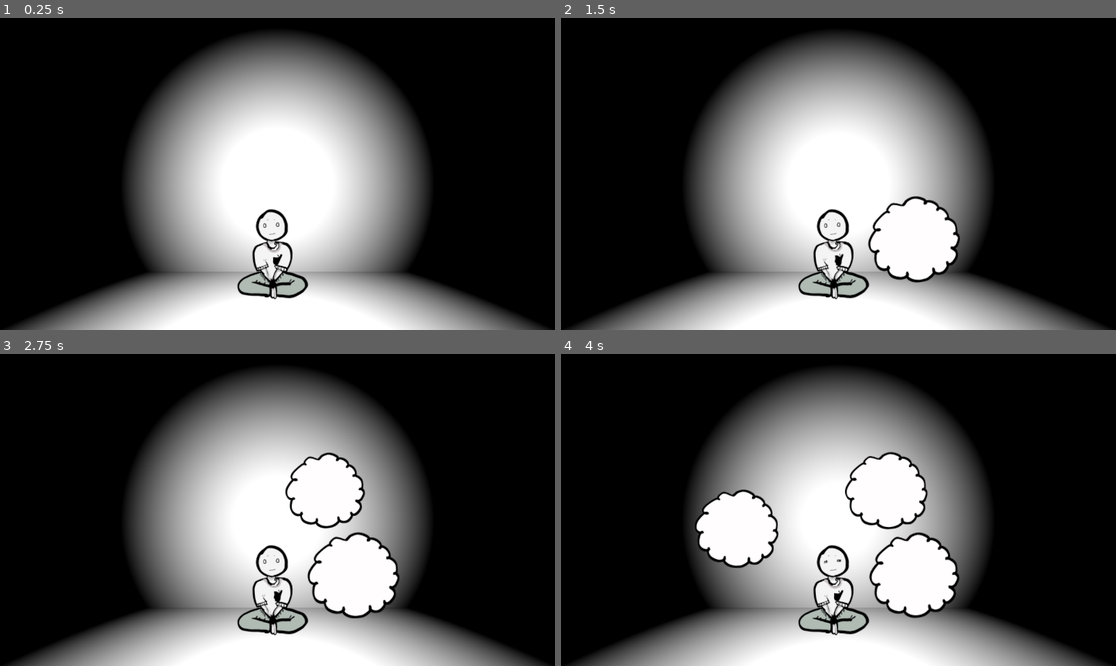
Above: before the commit, frames 1-4 (two rows, left to right).
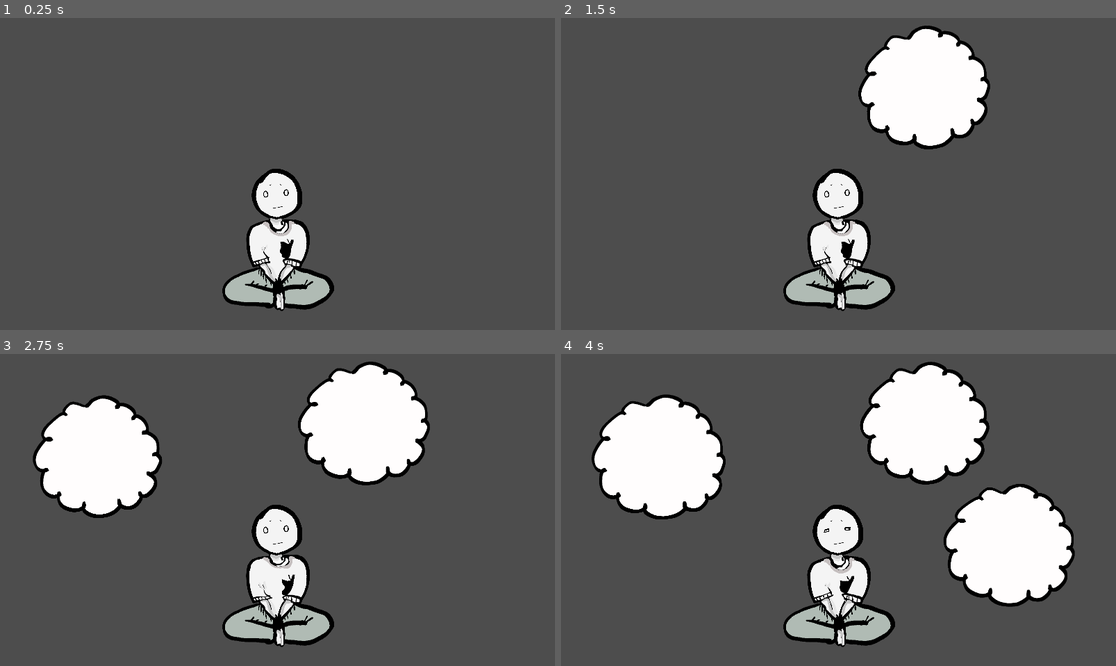
Above: after the commit, the same moments.

Repository: alilley96/gwj-097-imminent-doom
Game: Godot game, scene res://main/game.tscn
The game is run twice, just before and just after one commit, with the same random seed, the same clock (stepped at 60 frames per second) and the same inputs. Before the commit the project starts from res://main/main.tscn.
Inputs (mouse positions are in pixels of both pictures, inside the frame that each line leads up to):
- Up to frame 1 (0.25 s): no input
- Up to frame 2 (1.5 s): move the mouse to (960, 158) at 0.52 s; hold Mouse wheel down (rotate_clockwise) 0.53-1.28 s; tap Mouse wheel up (rotate_counter_clockwise) at 0.8, 1.35 s; move the mouse to (727, 189) at 1.27 s
- Up to frame 3 (2.75 s): tap Mouse wheel down (rotate_clockwise) at 1.55 s; move the mouse to (333, 441) at 2.02 s; hold Mouse wheel down (rotate_clockwise) from 2.03 s (still down); tap Mouse wheel up (rotate_counter_clockwise) at 2.3 s
- Up to frame 4 (4 s): move the mouse to (810, 572) at 2.77 s; release Mouse wheel down (rotate_clockwise) at 2.78 s; tap Mouse wheel up (rotate_counter_clockwise) at 2.85, 3.8 s; tap Mouse wheel down (rotate_clockwise) at 3.05 s; move the mouse to (1005, 556) at 3.52 s; hold Mouse wheel down (rotate_clockwise) from 3.53 s (still down)

The runs differ from the first frame. In frame 1, 91% of the frame differs, in the area x 0-100%, y 0-100%; in frame 2, 92%; in frame 3, 91%; in frame 4, 91%.

Commit message:
convert from 3d to 2d

Diff:
--- /dev/null
+++ b/main/game.tscn
@@ -0,0 +1,38 @@
+[gd_scene format=3 uid="uid://c44th7ui0g8og"]
+
+[ext_resource type="Script" uid="uid://cjj4pg2rc7q6r" path="res://main/game_controller.gd" id="1_63c7r"]
+[ext_resource type="Script" uid="uid://desrwj3job6fl" path="res://main/input_controller.gd" id="2_2fwfh"]
+[ext_resource type="PackedScene" uid="uid://cp8jissxbhjia" path="res://player/player.tscn" id="3_46yon"]
+[ext_resource type="PackedScene" uid="uid://btlu6np2304x1" path="res://spiral_spawn_point/spiral_spawn_point.tscn" id="4_vfw6y"]
+
+[node name="Game" type="Node2D" unique_id=2020320118 node_paths=PackedStringArray("input_controller", "player", "spiral_spawn_timer", "spiral_spawn_points")]
+script = ExtResource("1_63c7r")
+input_controller = NodePath("InputController")
+player = NodePath("Player")
+spiral_spawn_rate = 1.0
+spiral_spawn_timer = NodePath("SpiralSpawnTimer")
+spiral_spawn_points = [NodePath("SpiralSpawnPoints/SpiralSpawnPoint_0"), NodePath("SpiralSpawnPoints/SpiralSpawnPoint_1"), NodePath("SpiralSpawnPoints/SpiralSpawnPoint_2")]
+metadata/_custom_type_script = "uid://cjj4pg2rc7q6r"
+
+[node name="InputController" type="Node" parent="." unique_id=340821141]
+script = ExtResource("2_2fwfh")
+metadata/_custom_type_script = "uid://desrwj3job6fl"
+
+[node name="Player" parent="." unique_id=1874287193 instance=ExtResource("3_46yon")]
+position = Vector2(29, 177)
+scale = Vector2(0.3, 0.3)
+
+[node name="SpiralSpawnPoints" type="Node" parent="." unique_id=662160525]
+
+[node name="SpiralSpawnPoint_0" parent="SpiralSpawnPoints" unique_id=1003672187 instance=ExtResource("4_vfw6y")]
+position = Vector2(-609, -152)
+
+[node name="SpiralSpawnPoint_1" parent="SpiralSpawnPoints" unique_id=290178425 instance=ExtResource("4_vfw6y")]
+position = Vector2(312, -268)
+
+[node name="SpiralSpawnPoint_2" parent="SpiralSpawnPoints" unique_id=628543463 instance=ExtResource("4_vfw6y")]
+position = Vector2(601, 153)
+
+[node name="SpiralSpawnTimer" type="Timer" parent="." unique_id=505923704]
+
+[node name="Camera2D" type="Camera2D" parent="." unique_id=1232335331]
--- a/main/game_controller.gd
+++ b/main/game_controller.gd
@@ -1,11 +1,10 @@
 class_name GameController
-extends Node
+extends Node2D
 
 # Exports ----------------------------------------------------------------
 
 @export var input_controller: InputController
 @export var player: Player
-@export var light: OmniLight3D
 
 @export var spiral_spawn_rate: float
 @export var spiral_spawn_timer: Timer
@@ -36,8 +35,9 @@
 
 
 func _process(_delta: float) -> void:
-	if player.health > 0.0:
-		light.light_energy = player.health
+	#if player.health > 0.0:
+		#light.light_energy = player.health
+	pass
 
 
 # Private functions ----------------------------------------------------------------
--- a/main/main.tscn
+++ b/main/main_old.tscn
@@ -21,14 +21,13 @@
 
 [node name="main" type="Node3D" unique_id=2037633316]
 
-[node name="GameController" type="Node" parent="." unique_id=1022687906 node_paths=PackedStringArray("input_controller", "player", "light", "spiral_spawn_timer", "spiral_spawn_points")]
+[node name="GameController" type="Node" parent="." unique_id=1022687906 node_paths=PackedStringArray("input_controller", "player", "spiral_spawn_timer", "spiral_spawn_points")]
 script = ExtResource("2_c651c")
 input_controller = NodePath("../InputController")
 player = NodePath("../Player")
-light = NodePath("../OmniLight3D")
 spiral_spawn_rate = 1.0
 spiral_spawn_timer = NodePath("../SpiralSpawnTimer")
-spiral_spawn_points = [NodePath("../SpiralSpawnPoint_0"), NodePath("../SpiralSpawnPoint_1"), NodePath("../SpiralSpawnPoint_2")]
+spiral_spawn_points = [null, null, null]
 metadata/_custom_type_script = "uid://cjj4pg2rc7q6r"
 
 [node name="InputController" type="Node" parent="." unique_id=506508244]
@@ -52,15 +51,15 @@
 transform = Transform3D(1, 0, 0, 0, 1, 0, 0, 0, 1, 0, 2.1322875, 0.605216)
 
 [node name="Player" parent="." unique_id=608399396 instance=ExtResource("1_xwkvk")]
-transform = Transform3D(1, 0, 0, 0, 1, 0, 0, 0, 1, 0, 1.1013412, -1.2229967)
+position = Vector2(0, 1.1013412)
 
 [node name="SpiralSpawnTimer" type="Timer" parent="." unique_id=1306024365]
 
 [node name="SpiralSpawnPoint_0" parent="." unique_id=1953548268 instance=ExtResource("3_xwkvk")]
-transform = Transform3D(1, 0, 0, 0, 1, 0, 0, 0, 1, 1.3071439, 1.209146, -0.876844)
+position = Vector2(1.3071439, 1.209146)
 
 [node name="SpiralSpawnPoint_1" parent="." unique_id=237963885 instance=ExtResource("3_xwkvk")]
-transform = Transform3D(1, 0, 0, 0, 1, 0, 0, 0, 1, -1.812556, 1.9557843, -1.184431)
+position = Vector2(-1.812556, 1.9557843)
 
 [node name="SpiralSpawnPoint_2" parent="." unique_id=1403122548 instance=ExtResource("3_xwkvk")]
-transform = Transform3D(1, 0, 0, 0, 1, 0, 0, 0, 1, 0.93920374, 2.6578174, -1.3106323)
+position = Vector2(0.93920374, 2.6578174)
--- a/player/player.gd
+++ b/player/player.gd
@@ -1,5 +1,5 @@
 class_name Player
-extends Node3D
+extends Node2D
 
 # Signals ----------------------------------------------------------------
 
@@ -10,8 +10,8 @@
 
 @export var initial_health: float = 20.0
 @export var health_timer: Timer
-@export var body_sprite: AnimatedSprite3D
-@export var face_sprite: AnimatedSprite3D
+@export var body_sprite: AnimatedSprite2D
+@export var face_sprite: AnimatedSprite2D
 
 @export var states_ordered: Array[StringName] = [
 	"doomed",
--- a/player/player.tscn
+++ b/player/player.tscn
@@ -128,24 +128,22 @@
 "speed": 5.0
 }]
 
-[node name="Player" type="Node3D" unique_id=608399396 node_paths=PackedStringArray("health_timer", "body_sprite", "face_sprite")]
+[node name="Player" type="Node2D" unique_id=1874287193 node_paths=PackedStringArray("health_timer", "body_sprite", "face_sprite")]
 script = ExtResource("1_oul6g")
 health_timer = NodePath("Timer")
-body_sprite = NodePath("BodyAnimatedSprite3D")
-face_sprite = NodePath("FaceAnimatedSprite3D")
+body_sprite = NodePath("BodyAnimatedSprite")
+face_sprite = NodePath("FaceAnimatedSprite")
 metadata/_custom_type_script = "uid://dkel21ipj1dpm"
 
 [node name="Timer" type="Timer" parent="." unique_id=1751636033]
 one_shot = true
 
-[node name="BodyAnimatedSprite3D" type="AnimatedSprite3D" parent="." unique_id=284156658]
-transform = Transform3D(0.1, 0, 0, 0, 0.1, 0, 0, 0, 0.1, 0, 0, 0)
+[node name="BodyAnimatedSprite" type="AnimatedSprite2D" parent="." unique_id=1601529161]
 sprite_frames = SubResource("SpriteFrames_boad6")
-frame_progress = 0.3954243
+frame_progress = 0.714657
 
-[node name="FaceAnimatedSprite3D" type="AnimatedSprite3D" parent="." unique_id=1756022977]
-transform = Transform3D(0.1, 0, 0, 0, 0.1, 0, 0, 0, 0.1, 0, 0, 0.015844107)
+[node name="FaceAnimatedSprite" type="AnimatedSprite2D" parent="." unique_id=525676287]
 sprite_frames = SubResource("SpriteFrames_rptt4")
 animation = &"doomed"
-frame_progress = 0.6061038
+frame_progress = 0.13763821
 speed_scale = 0.5
--- a/project.godot
+++ b/project.godot
@@ -11,7 +11,7 @@
 [application]
 
 config/name="gwj097-imminent-doom"
-run/main_scene="uid://didoqi10nvktb"
+run/main_scene="uid://c44th7ui0g8og"
 config/features=PackedStringArray("4.6", "GL Compatibility")
 config/icon="res://icon.svg"
 
--- a/spiral/spiral.gd
+++ b/spiral/spiral.gd
@@ -1,10 +1,10 @@
 class_name Spiral
-extends Node3D
+extends Node2D
 
 
 # Exports ----------------------------------------------------------------
 
-@export var thought_bubble_sprite: AnimatedSprite3D
+@export var thought_bubble_sprite: AnimatedSprite2D
 
 
 # Lifecycle Functions ----------------------------------------------------------------
@@ -16,8 +16,8 @@
 # Public Functions ----------------------------------------------------------------
 
 func rotate_clockwise() -> void:
-	rotate(Vector3.FORWARD, 0.1)
+	rotate(0.1)
 
 
 func rotate_counter_clockwise() -> void:
-	rotate(Vector3.FORWARD, -0.1)
+	rotate(-0.1)
--- a/spiral/spiral.tscn
+++ b/spiral/spiral.tscn
@@ -22,12 +22,12 @@
 "speed": 5.0
 }]
 
-[node name="Spiral" type="Node3D" unique_id=338797302 node_paths=PackedStringArray("thought_bubble_sprite")]
+[node name="Spiral" type="Node2D" unique_id=1670825711 node_paths=PackedStringArray("thought_bubble_sprite")]
 script = ExtResource("1_1wqmu")
-thought_bubble_sprite = NodePath("AnimatedSprite3D")
+thought_bubble_sprite = NodePath("AnimatedSprite2D")
 metadata/_custom_type_script = "uid://b6cm8ecfo86uo"
 
-[node name="AnimatedSprite3D" type="AnimatedSprite3D" parent="." unique_id=1801918302]
-transform = Transform3D(0.1, 0, 0, 0, 0.1, 0, 0, 0, 0.1, 0, 0, 0)
+[node name="AnimatedSprite2D" type="AnimatedSprite2D" parent="." unique_id=411711405]
+scale = Vector2(0.3, 0.3)
 sprite_frames = SubResource("SpriteFrames_djd8e")
-frame_progress = 0.07030915
+frame_progress = 0.006900374
--- a/spiral_spawn_point/spiral_spawn_point.gd
+++ b/spiral_spawn_point/spiral_spawn_point.gd
@@ -1,5 +1,5 @@
 class_name SpiralSpawnPoint
-extends Node3D
+extends Node2D
 
 
 # Public Variables ----------------------------------------------------------------
--- a/spiral_spawn_point/spiral_spawn_point.tscn
+++ b/spiral_spawn_point/spiral_spawn_point.tscn
@@ -2,8 +2,8 @@
 
 [ext_resource type="Script" uid="uid://dt1gcg14hwurf" path="res://spiral_spawn_point/spiral_spawn_point.gd" id="1_abs5d"]
 
-[node name="SpiralSpawnPoint" type="Node3D" unique_id=1953548268]
+[node name="SpiralSpawnPoint" type="Node2D" unique_id=1003672187]
 script = ExtResource("1_abs5d")
 metadata/_custom_type_script = "uid://dt1gcg14hwurf"
 
-[node name="Marker3D" type="Marker3D" parent="." unique_id=1168291409]
+[node name="Marker3D" type="Marker2D" parent="." unique_id=1770930330]
Not shown: 1 places in main/main_old.tscn that only renumber resources
